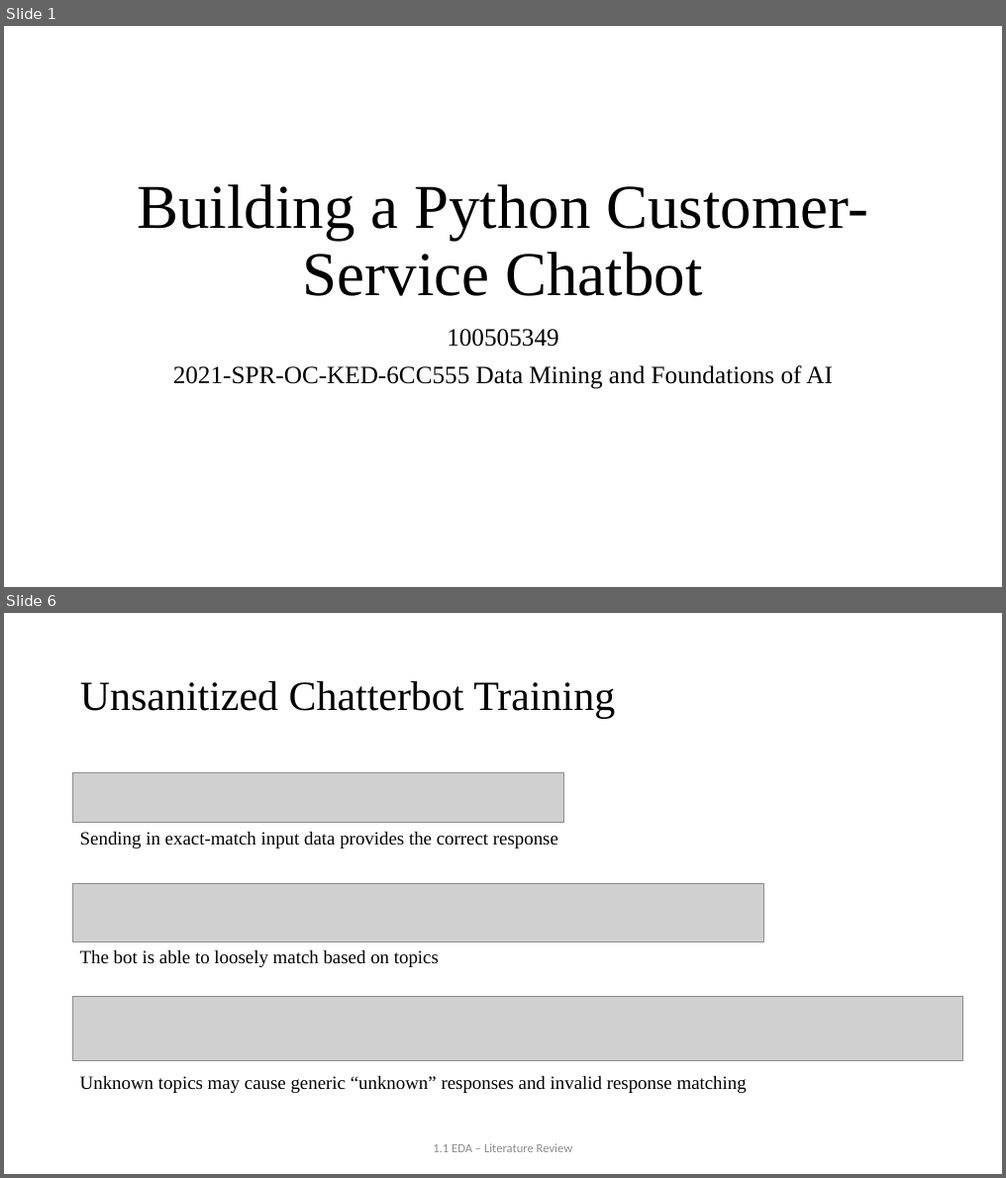
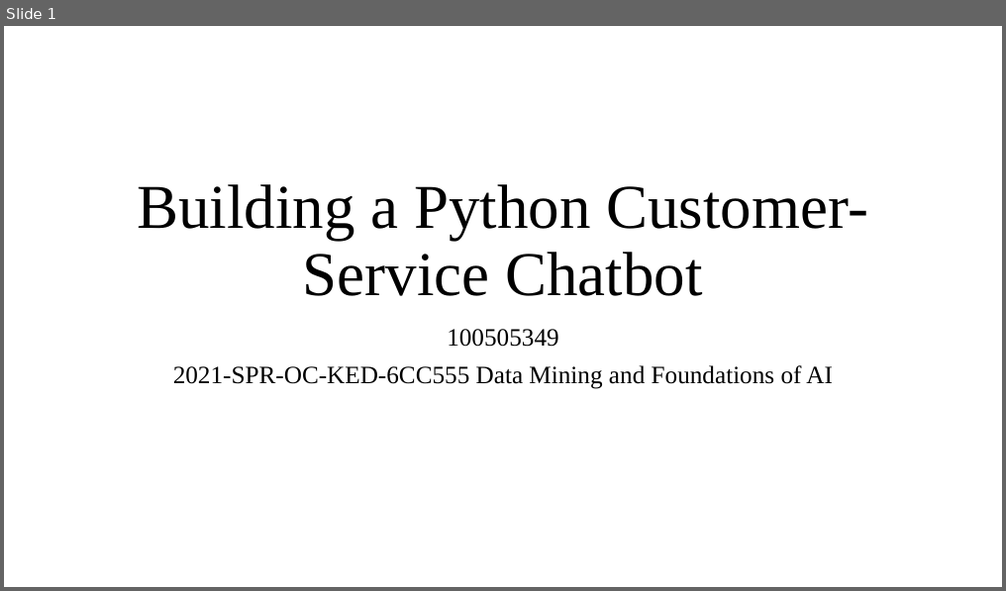
Before and after one commit to JaVonox/AIChatbot, a slide deck: Documentation/100505349.pptx. Shown one above the other, each under a label of ours: slides 1 and 6 before the commit, slide 1 after it; the slides between them are not shown. The pictures are 1006x1178 and 1006x591 pixels, drawn with LibreOffice and Linux fonts; fonts in the diff are those of the drawing; grey boxes stand for pictures. Boxes give left, top, right and bottom in pixels: in the first picture for what was removed or moved away, otherwise in the second. Text is boxed around its words. In the diff, an @@ line names an element or a change of style, - is before the commit and + after.

```diff
--- a/Documentation/100505349.pptx
+++ b/Documentation/100505349.pptx
@@ slide 6 removed at (4, 613, 1002, 1174), background #FFFFFF @@
@@ title removed at (80, 681, 615, 718) @@
-Unsanitized Chatterbot Training
@@ picture removed at (73, 773, 564, 823) @@
@@ text removed at (80, 832, 558, 849) @@
-Sending in exact-match input data provides the correct response
@@ picture removed at (73, 883, 764, 942) @@
@@ text removed at (80, 951, 439, 967) @@
-The bot is able to loosely match based on topics
@@ picture removed at (73, 996, 963, 1060) @@
@@ text removed at (80, 1076, 746, 1093) @@
-Unknown topics may cause generic “unknown” responses and invalid response matching
@@ text removed at (433, 1144, 573, 1153) @@
-1.1 EDA – Literature Review
```
Also in this commit, not shown: 1 slide changed, 7 slides added, 4 other slides removed, 1 other file.
